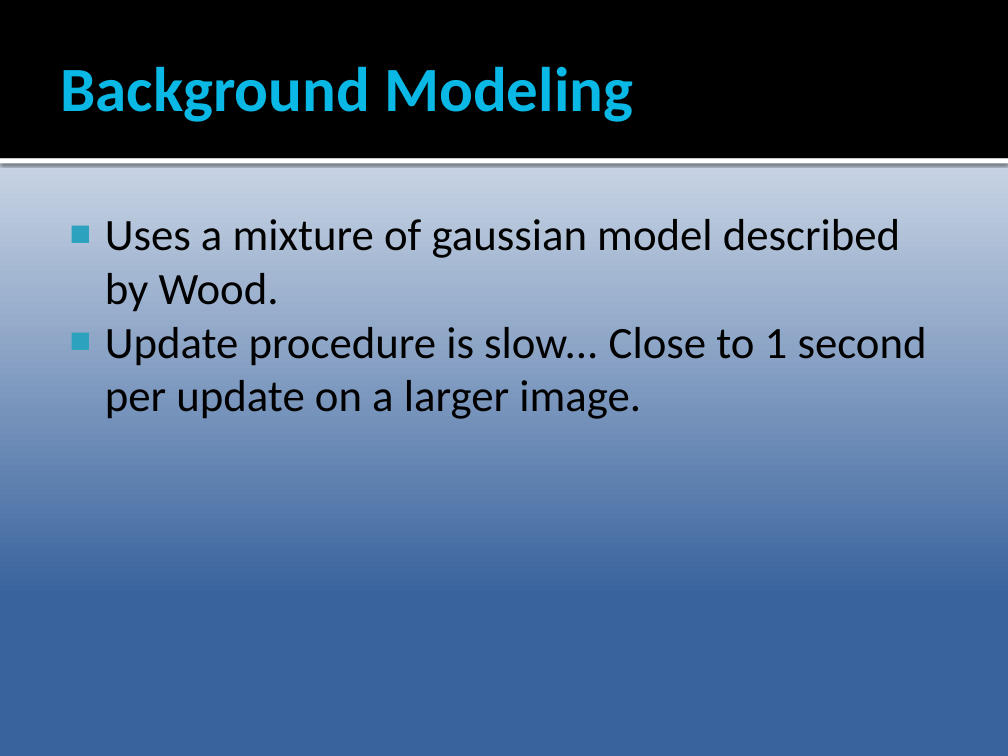
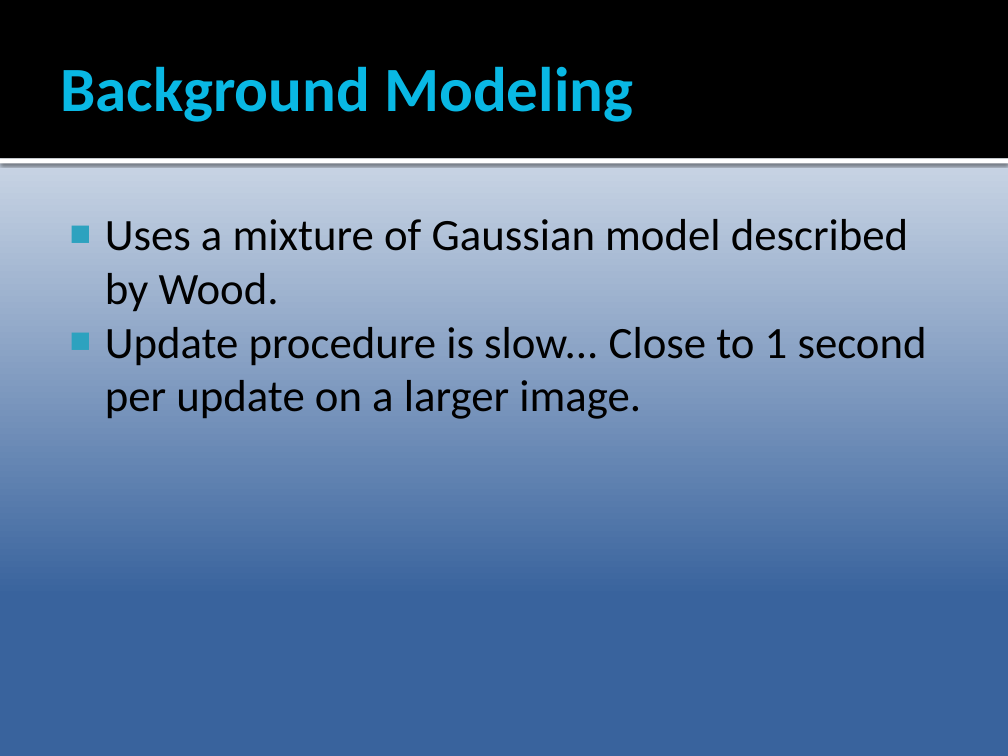
Before and after one commit to Epipolarna/Tracking, a slide deck: slide 5 of Documentation/TSBB15prez.pptx. Drawn at 1008x756 pixels with LibreOffice and Linux fonts; fonts in the diff are those of the drawing. Boxes give left, top, right and bottom in pixels: in the first picture for what was removed or moved away, otherwise in the second. Text is boxed around its words. In the diff, an @@ line names an element or a change of style, - is before the commit and + after.

```diff
--- a/Documentation/TSBB15prez.pptx
+++ b/Documentation/TSBB15prez.pptx
@@ text at (105, 219, 908, 312): text changed @@
-■ Uses a mixture of gaussian model described by Wood.
+■ Uses a mixture of Gaussian model described by Wood.
```
